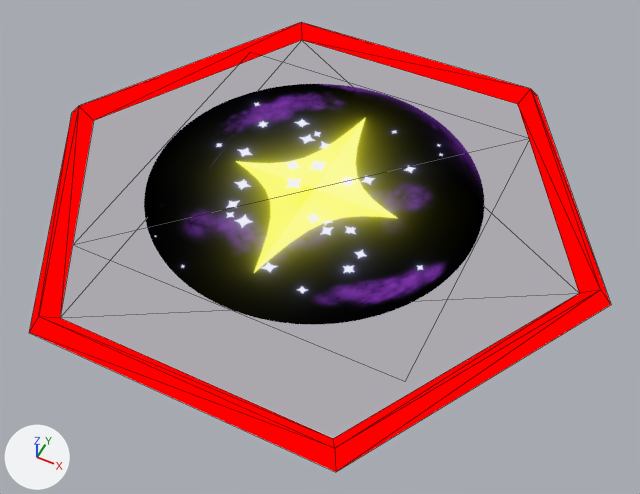
The glTF model hexagon_launcher/res/protostar/hexagon/hexagon.gltf: old version first, new version second.
Both versions are drawn from a camera (50 mm lens) standing at (0.999, -1.954, 2.202) and looking at (0.079, -0.114, -0.097). Every picture has the same lights, and +X, +Y and +Z are marked at lower left. Mesh edges are drawn as thin lines. Vertices at the same position are counted once.

The first picture shows 'Hex', 'Icon'.
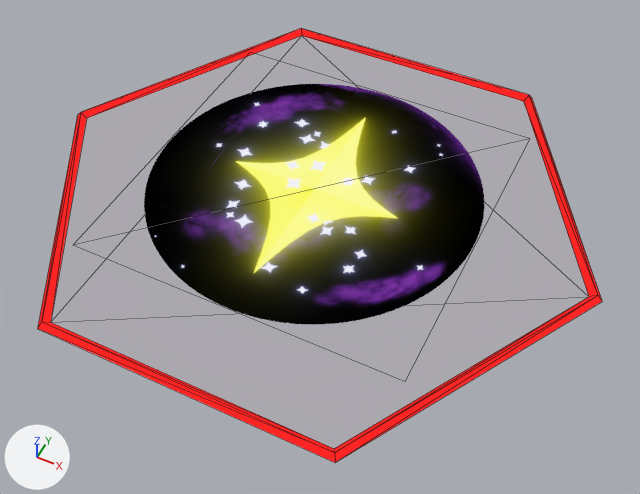
What changed in the scene script:
```text
Change mat_hex:
    where n6 = _N.new('ShaderNodeMix'); n6.name = 'Mix'
    n6.inputs[7].default_value: (1.0, 0.0, 0.0, 1.0) -> (0.972, 0.0186, 0.0177, 1.0)  # 'B', red #ff0000 -> 'B', red #fc2524
Change me_circle_001:
    used by ob_hex; location = (0.0, 0.0, 0.0)
    remove me_circle_001.from_pydata(...)  # 18 vertices, 28 faces; spans x -1.04..1.04, y -0.9..0.9, z 0.0..0.05
    add me_circle_001.from_pydata(...)  # 18 vertices, 28 faces; spans x -1.02..1.02, y -0.88..0.88, z 0.0..0.02
    me_circle_001 part 1: 18 of 18 vertices moved; they spanned x -1.04..1.04, y -0.9..0.9, z 0.0..0.05 and now span x -1.02..1.02, y -0.88..0.88, z 0.0..0.02; mean shift (0.0, 0.0, -0.01); largest move (-0.94, 0.0, 0.0) -> (-0.97, 0.0, 0.0)
```

Pixel boxes [x1, y1, x2, y2] of what changed, in the pictures (640 x 494 px):
'Hex', surface changed, reshaped: before [29, 22, 611, 472]; after [37, 28, 602, 463]
